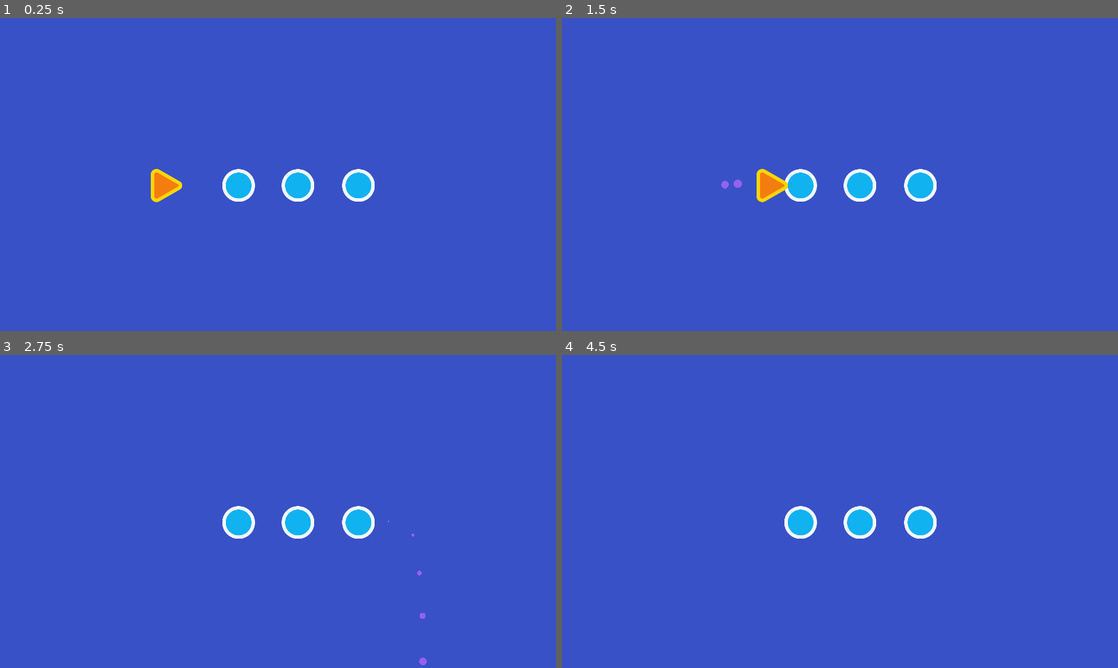
Above: before the commit, frames 1-4 (two rows, left to right).
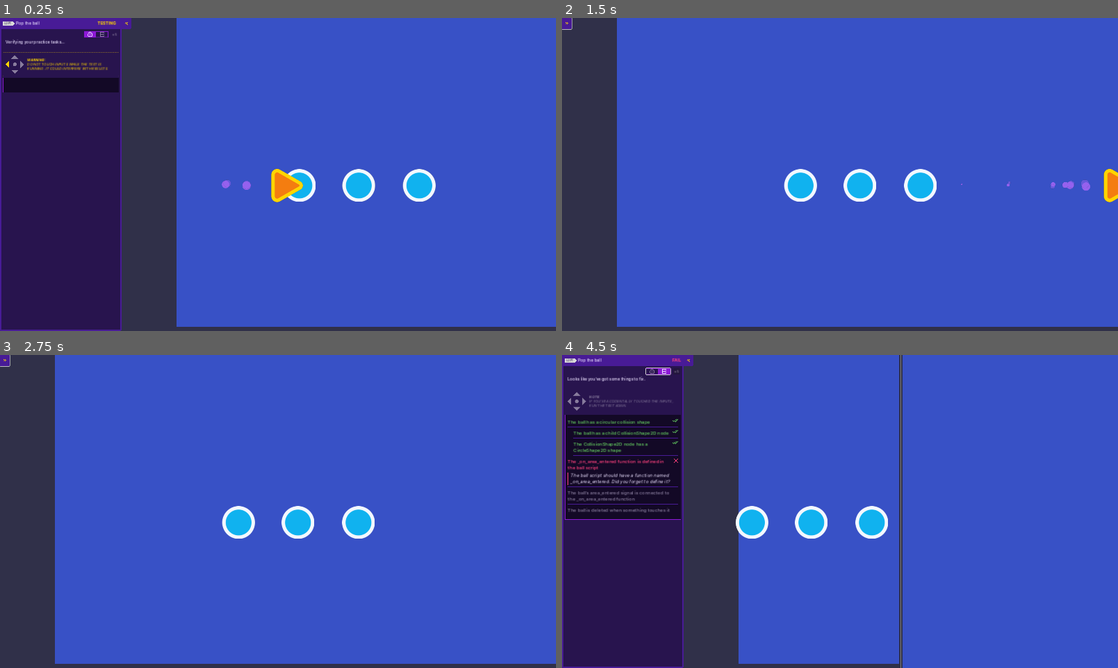
Above: after the commit, the same moments.

Repository: mel0327/2d-GameDev-course
Game: Godot game, scene res://practices/L2.P1.pop_the_ball/pop_the_ball.tscn
The game is run twice, just before and just after one commit, with the same random seed, the same clock (stepped at 60 frames per second) and the same inputs. This scene is started directly instead of the project's main scene.
Inputs (mouse positions are in pixels of both pictures, inside the frame that each line leads up to):
- Up to frame 1 (0.25 s): no input
- Up to frame 2 (1.5 s): click (689, 24) at 0.52 s; hold D (move_right) from 1.28 s (still down)
- Up to frame 3 (2.75 s): release D (move_right) at 2.03 s; hold S (move_down) from 2.03 s (still down)
- Up to frame 4 (4.5 s): release S (move_down) at 2.78 s; hold D (move_right) 2.78-3.53 s; tap Enter at 3.5 s; hold W (move_up) 3.53-4.25 s; click (656, 370) at 4.27 s

The runs differ from the first frame. In frame 1, 34% of the frame differs, in the area x 0-100%, y 0-100%; in frame 2, 12%; in frame 3, 11%; in frame 4, 35%, in the area x 0-68%, y 0-100%.

Commit message:
L1 and L2 and Practice

Diff:
--- /dev/null
+++ b/05.loot_it_all_workbook/health_pack.gd
@@ -0,0 +1,7 @@
+extends Area2D
+
+func _ready() -> void:
+	area_entered.connect(_on_area_entered)
+
+func _on_area_entered(area_that_entered: Area2D) -> void:
+	queue_free()
--- /dev/null
+++ b/05.loot_it_all_workbook/health_pack.tscn
@@ -0,0 +1,18 @@
+[gd_scene load_steps=4 format=3 uid="uid://b3h0ldchheuqn"]
+
+[ext_resource type="Script" path="res://health_pack.gd" id="1_ecsgx"]
+[ext_resource type="Texture2D" uid="uid://dknpi2mq4dhpa" path="res://assets/health_icon.svg" id="2_6yvo4"]
+
+[sub_resource type="CircleShape2D" id="CircleShape2D_ip4qq"]
+radius = 27.0
+
+[node name="HealthPack" type="Area2D"]
+script = ExtResource("1_ecsgx")
+
+[node name="Sprite2D" type="Sprite2D" parent="."]
+texture = ExtResource("2_6yvo4")
+
+[node name="CollisionShape2D" type="CollisionShape2D" parent="."]
+shape = SubResource("CircleShape2D_ip4qq")
+
+[connection signal="area_entered" from="." to="." method="_on_area_entered"]
--- a/05.loot_it_all_workbook/lessons/space_level.tscn
+++ b/05.loot_it_all_workbook/lessons/space_level.tscn
@@ -1,6 +1,6 @@
 [gd_scene load_steps=3 format=3 uid="uid://btkjymc78ap8d"]
 
-[ext_resource type="PackedScene" uid="uid://dmv50krf4bo5r" path="res://lessons_reference/01.your_first_collectible/ship.tscn" id="2_2j1u5"]
+[ext_resource type="PackedScene" uid="uid://dmv50krf4bo5r" path="res://lessons/ship.tscn" id="2_2j1u5"]
 [ext_resource type="PackedScene" uid="uid://bxfevggvxo634" path="res://assets/background/space_background.tscn" id="3_e6xy1"]
 
 [node name="Level" type="Node2D"]
--- a/05.loot_it_all_workbook/practices/L2.P1.pop_the_ball/ball.tscn
+++ b/05.loot_it_all_workbook/practices/L2.P1.pop_the_ball/ball.tscn
@@ -1,10 +1,16 @@
-[gd_scene load_steps=3 format=3]
+[gd_scene load_steps=4 format=3 uid="uid://bj3bcoun84o6v"]
 
-[ext_resource type="Script" path="res://practices/L2.P1.pop_the_ball/ball.gd" id="1_7w7gm"]
-[ext_resource type="Texture2D" path="res://assets/practice_assets/ball.png" id="2_2kkgw"]
+[ext_resource type="Script" path="res://practices/L2.P1.pop_the_ball/ball.gd" id="1_mmnk1"]
+[ext_resource type="Texture2D" uid="uid://cswtclqvybbba" path="res://assets/practice_assets/ball.png" id="2_2kkgw"]
+
+[sub_resource type="CircleShape2D" id="CircleShape2D_vifkr"]
+radius = 56.8858
 
 [node name="Ball" type="Area2D"]
-script = ExtResource("1_7w7gm")
+script = ExtResource("1_mmnk1")
 
 [node name="Sprite2D" type="Sprite2D" parent="."]
 texture = ExtResource("2_2kkgw")
+
+[node name="CollisionShape2D" type="CollisionShape2D" parent="."]
+shape = SubResource("CircleShape2D_vifkr")
--- a/05.loot_it_all_workbook/practices/L2.P1.pop_the_ball/needle.tscn
+++ b/05.loot_it_all_workbook/practices/L2.P1.pop_the_ball/needle.tscn
@@ -1,8 +1,8 @@
-[gd_scene load_steps=8 format=3]
+[gd_scene load_steps=8 format=3 uid="uid://bh7ahct4mudkn"]
 
 [ext_resource type="Script" path="res://practices/L2.P1.pop_the_ball/needle.gd" id="1_kp3ct"]
-[ext_resource type="Texture2D" path="res://assets/practice_assets/ellipse_white.png" id="2_1pu7f"]
-[ext_resource type="Texture2D" path="res://assets/practice_assets/needle.png" id="3_3bjye"]
+[ext_resource type="Texture2D" uid="uid://bkueifls7csiy" path="res://assets/practice_assets/ellipse_white.png" id="2_1pu7f"]
+[ext_resource type="Texture2D" uid="uid://d3nup5jsnf4wy" path="res://assets/practice_assets/needle.png" id="3_3bjye"]
 
 [sub_resource type="Curve" id="Curve_f7g5y"]
 _data = [Vector2(0, 0.663194), 0.0, 0.0, 0, 0, Vector2(1, 0), -0.0319997, 0.0, 0, 0]
--- a/05.loot_it_all_workbook/practices/L2.P1.pop_the_ball/pop_the_ball.tscn
+++ b/05.loot_it_all_workbook/practices/L2.P1.pop_the_ball/pop_the_ball.tscn
@@ -1,28 +1,22 @@
-[gd_scene load_steps=5 format=3]
+[gd_scene load_steps=3 format=3 uid="uid://b0ivqdfvkvb77"]
 
-[ext_resource type="PackedScene" path="res://practices/L2.P1.pop_the_ball/ball.tscn" id="1_nyxov"]
-[ext_resource type="Script" path="res://practices/L2.P1.pop_the_ball/ball.gd" id="2_82wsk"]
-[ext_resource type="PackedScene" path="res://practices/L2.P1.pop_the_ball/needle.tscn" id="3_w8ucv"]
-[ext_resource type="Script" path="res://practices/L2.P1.pop_the_ball/needle.gd" id="4_dr85r"]
+[ext_resource type="PackedScene" uid="uid://bj3bcoun84o6v" path="res://practices/L2.P1.pop_the_ball/ball.tscn" id="1_nyxov"]
+[ext_resource type="PackedScene" uid="uid://bh7ahct4mudkn" path="res://practices/L2.P1.pop_the_ball/needle.tscn" id="3_w8ucv"]
 
 [node name="PopTheBall" type="Node2D"]
 position = Vector2(960, 540)
 
-[node name="Ball" type="Area2D" parent="." instance=ExtResource("1_nyxov")]
+[node name="Ball" parent="." instance=ExtResource("1_nyxov")]
 position = Vector2(-136, 38)
-script = ExtResource("2_82wsk")
 
-[node name="Ball2" type="Area2D" parent="." instance=ExtResource("1_nyxov")]
+[node name="Ball2" parent="." instance=ExtResource("1_nyxov")]
 position = Vector2(69, 38)
-script = ExtResource("2_82wsk")
 
-[node name="Ball3" type="Area2D" parent="." instance=ExtResource("1_nyxov")]
+[node name="Ball3" parent="." instance=ExtResource("1_nyxov")]
 position = Vector2(278, 38)
-script = ExtResource("2_82wsk")
 
-[node name="Needle" type="Area2D" parent="." instance=ExtResource("3_w8ucv")]
+[node name="Needle" parent="." instance=ExtResource("3_w8ucv")]
 position = Vector2(-399, 38)
-script = ExtResource("4_dr85r")
 
 [node name="ExtraVisuals" type="Node" parent="."]
 
@@ -37,6 +31,12 @@
 anchors_preset = 15
 anchor_right = 1.0
 anchor_bottom = 1.0
+offset_left = 189.0
+offset_top = -15.0
+offset_right = 189.0
+offset_bottom = -15.0
 grow_horizontal = 2
 grow_vertical = 2
 color = Color(0.219608, 0.317647, 0.776471, 1)
+
+[connection signal="area_entered" from="Ball" to="Ball" method="_on_area_entered"]
--- a/05.loot_it_all_workbook/project.godot
+++ b/05.loot_it_all_workbook/project.godot
@@ -15,6 +15,10 @@
 config/features=PackedStringArray("4.2", "Forward Plus")
 config/icon="res://icon.png"
 
+[autoload]
+
+Tester="*res://addons/gdquest_practice_framework/tester/ui_test_panel.tscn"
+
 [display]
 
 window/size/viewport_width=1920
@@ -23,6 +27,10 @@
 window/size/window_width_override=1152
 window/size/window_height_override=648
 window/stretch/mode="canvas_items"
+
+[editor_plugins]
+
+enabled=PackedStringArray("res://addons/gdquest_practice_framework/plugin.cfg")
 
 [input]
 
